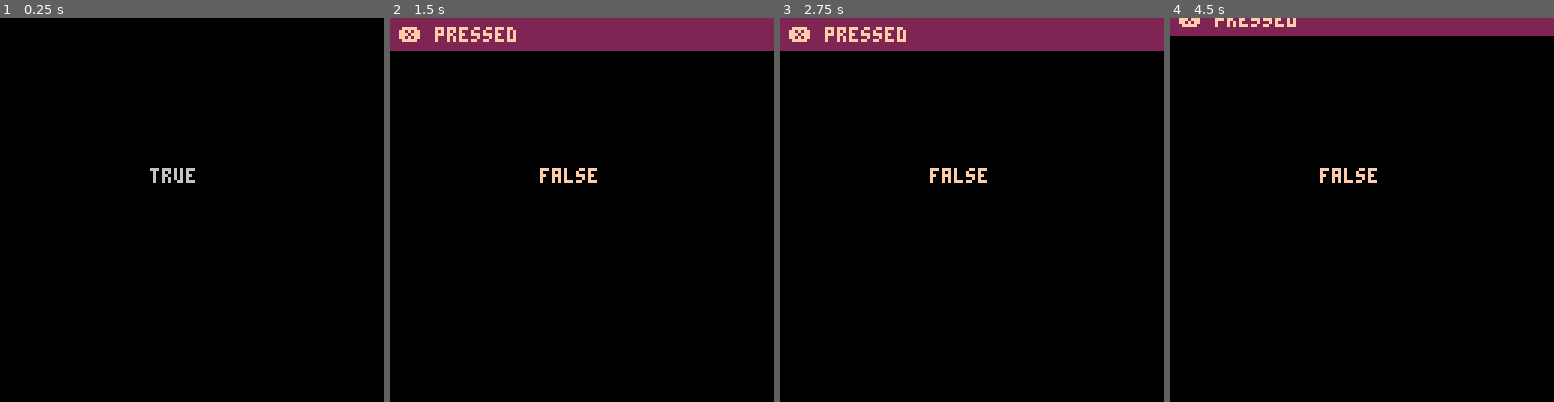
Above: before the commit, frames 1-4 (left to right).
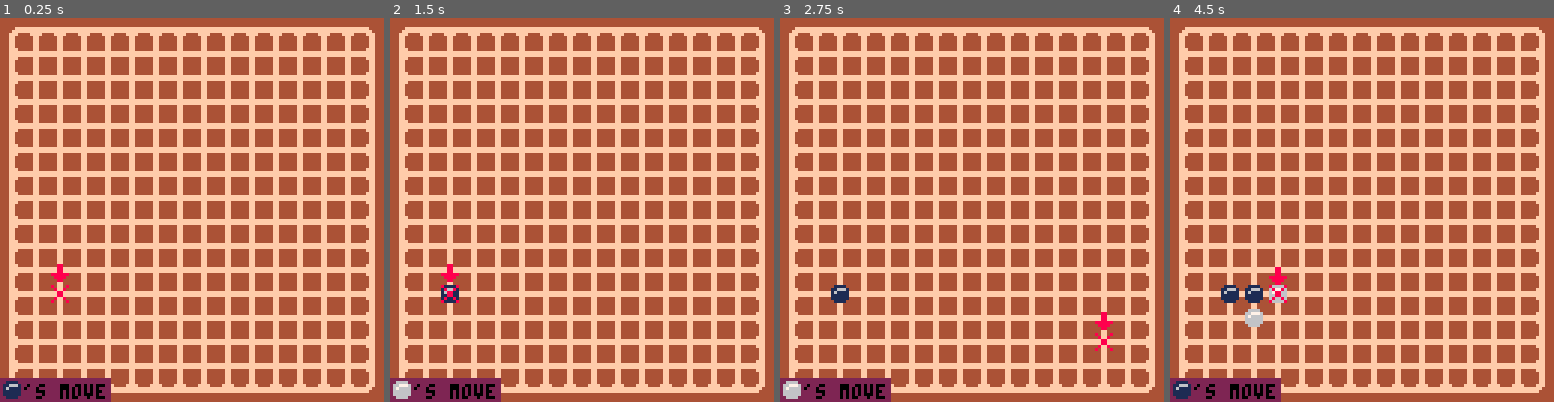
Above: after the commit, the same moments.

Repository: Sk0v0r0d4/gomokuminusone
Game: PICO-8 cartridge newgame.p8
Two runs of this game, one before a commit and one after it. Both use one fixed random seed, a clock stepped at 60 frames per second and the inputs below.
Inputs:
- Up to frame 1 (0.25 s): no input
- Up to frame 2 (1.5 s): tap X (X key) at 1.07 s
- Up to frame 3 (2.75 s): hold Left 1.97-2.37 s; tap X (X key) at 2.07, 2.4, 2.73 s; hold Down from 2.42 s (still down)
- Up to frame 4 (4.5 s): release Down at 2.82 s; hold Right 2.87-3.53 s; tap X (X key) every 0.33 s from 3.07 to 4.4 s; hold Up 3.58-4.08 s; hold Right from 4.13 s (still down)

The runs differ from the first frame. In frame 1, 100% of the frame differs, in the area x 0-100%, y 0-100%; in frame 2, 99%; in frame 3, 99%; in frame 4, 100%.

Commit message:
rudimentary SFX and some UI shugar

Diff:
--- a/scenes.lua
+++ b/scenes.lua
@@ -15,6 +15,24 @@
             end
         end
     end
+    rectfill(
+        0,
+        128,
+        36,
+        120,
+        2
+    )
+    spr(
+        3 + player,
+        0,
+        15 * 8
+    )
+    print(
+        "'s move",
+        8,
+        (15 * 8) + 2,
+        0
+    )
 end
 
 function pointer_draw()
--- a/state.lua
+++ b/state.lua
@@ -33,33 +33,39 @@
         pointer[3] -= 1
         return
     elseif btn(❎) then
+        pointer[3] = POINTER_INPUT_DELAY
         if board[pointer[1]][pointer[2]] != 0 then
-            --popup
+            new_popup("no u don't")
+            sfx(9)
             return
         end
         board[pointer[1]][pointer[2]] = player
+        sfx(8)
         player += 1
         if player == 3 then
             player = 1
         end
-        pointer[3] = POINTER_INPUT_DELAY
         return
     elseif btn(⬆️) then
         pointer[1] -= 1
         pointer_bound()
         pointer[3] = POINTER_INPUT_DELAY
+        sfx(10)
     elseif btn(⬇️) then
         pointer[1] += 1
         pointer_bound()
         pointer[3] = POINTER_INPUT_DELAY
+        sfx(10)
     end
     if btn(⬅️) then
         pointer[2] -= 1
         pointer_bound()
         pointer[3] = POINTER_INPUT_DELAY
+        sfx(10)
     elseif btn(➡️) then
         pointer[2] += 1
         pointer_bound()
         pointer[3] = POINTER_INPUT_DELAY
+        sfx(10)
     end
 end
--- a/underscores.lua
+++ b/underscores.lua
@@ -1,21 +1,17 @@
 function _init()
     -- frame count
     fc = 0
-    -- gameplay_init()
+    gameplay_init()
 end
 
 function _update()
     fc += 1
-    -- gameplay_update()
-    if btn(❎) then
-        new_popup("❎ pressed")
-    end
+    gameplay_update()
     popup_update()
 end
 
 function _draw()
     cls()
-    -- gameplay_draw()
+    gameplay_draw()
     popup_draw()
-    print(current_popup.done, 50, 50)
 end
Not shown, changed: 24 lines of the sprite sheet (__gfx__) section of newgame.p8
Not shown, changed: the sound effects (__sfx__) section of newgame.p8
